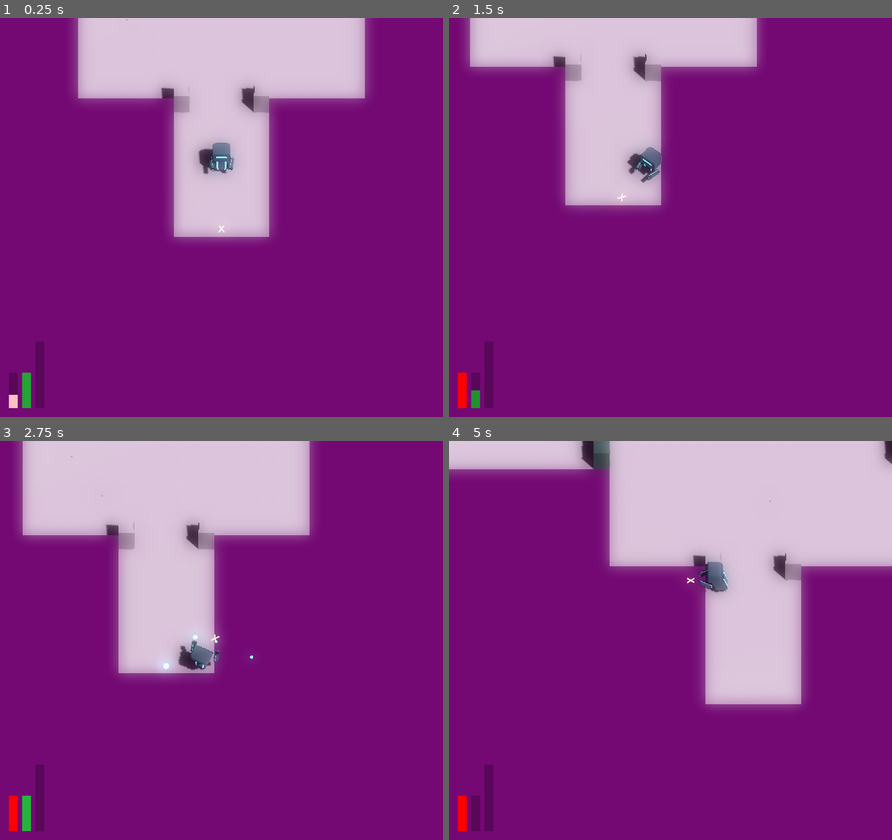
Above: before the commit, frames 1-4 (two rows, left to right).
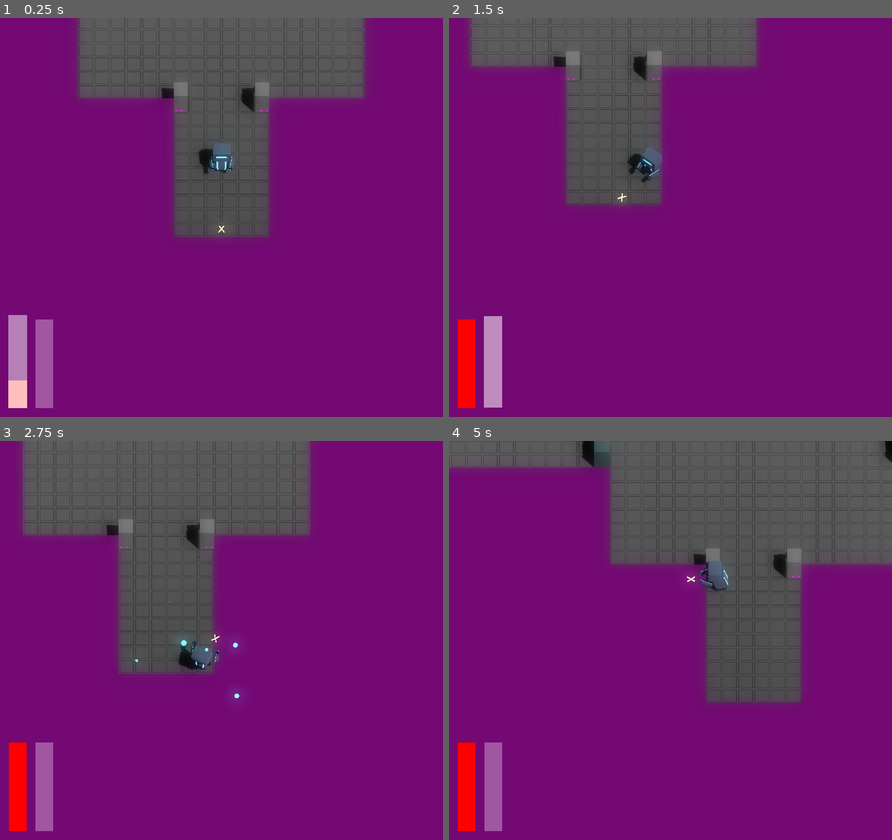
Above: after the commit, the same moments.

Repository: JackEvans24/bullet-absorb
Game: Godot game, scene res://scenes/main.tscn
Two runs of this game, one before a commit and one after it. Both use one fixed random seed, a clock stepped at 60 frames per second and the inputs below.
Inputs (mouse positions are in pixels of both pictures, inside the frame that each line leads up to):
- Up to frame 1 (0.25 s): no input
- Up to frame 2 (1.5 s): move the mouse to (767, 197) at 0.52 s; press the mouse at (767, 197) at 0.53 s; hold D (move_right) 0.53-1.28 s; tap Space (dash) at 0.6 s; move the mouse to (581, 237) at 1.27 s; release the mouse at (581, 237) at 1.28 s; hold S (move_back) from 1.28 s (still down); click (581, 237) at 1.35 s
- Up to frame 3 (2.75 s): tap Space (dash) at 1.55 s; move the mouse to (265, 552) at 2.02 s; release S (move_back) at 2.03 s; hold D (move_right) from 2.03 s (still down); hold Ctrl (absorb) from 2.03 s (still down); click (265, 552) at 2.3 s
- Up to frame 4 (5 s): move the mouse to (648, 720) at 2.77 s; release D (move_right) at 2.78 s; release Ctrl (absorb) at 2.78 s; hold W (move_forward) 2.78-3.53 s; tap Space (dash) at 2.85, 4.35 s; move the mouse to (803, 700) at 3.52 s; press the mouse at (803, 700) at 3.53 s; hold A (move_left) from 3.53 s (still down); move the mouse to (537, 580) at 4.27 s; release the mouse at (537, 580) at 4.28 s

The runs differ from the first frame. In frame 1, 23% of the frame differs, in the area x 1-83%, y 0-98%; in frame 2, 18%; in frame 3, 25%; in frame 4, 33%, in the area x 0-100%, y 0-98%.

Commit message:
feat: refactor dash to use power instead of stamina (#37)
* fix: update turret colliders

* feat: tie dash to power

* chore: remove stamina bar from HUD, update other bar sizes

* chore: improve legibility of HUD bar background

* chore: rename variables and function in HUD bar

* feat: add animation to bar to draw attention

* feat: trigger power bar empty animation when fire fails

* feat: trigger power bar animation when lacking dash power

* feat: add scaling to bar flash animation

* chore: add dash power consumption

* feat: add bar flash animation to health loss

Diff:
--- a/data/rewards/player_base_stats.tres
+++ b/data/rewards/player_base_stats.tres
@@ -11,3 +11,4 @@
 fire_cooldown_modifier = 1.0
 absorb_windup_modifier = 1.0
 absorb_area_scale = 1.0
+dash_power_consumption_modifier = 0.5
--- a/prefabs/enemies/turret.tscn
+++ b/prefabs/enemies/turret.tscn
@@ -206,13 +206,7 @@
 [node name="Knockback" parent="." index="1"]
 knockback_power = 0.0
 
-[node name="HitDetection" parent="." index="2"]
-transform = Transform3D(1, 0, 0, 0, 1, 0, 0, 0, 1, 0, 0.9, 0)
-
-[node name="CollisionShape3D" parent="HitDetection" index="0"]
-shape = ExtResource("3_ei43k")
-
-[node name="Pivot" parent="." index="3"]
+[node name="Pivot" parent="." index="2"]
 transform = Transform3D(1, 0, 0, 0, 1, 0, 0, 0, 1, 0, 0, 0)
 
 [node name="Body" parent="Pivot" index="0"]
@@ -245,7 +239,7 @@
 
 [node name="SpawnTube" parent="Pivot" index="4" instance=ExtResource("7_fcakt")]
 
-[node name="Collider" parent="." index="4"]
+[node name="Collider" parent="." index="3"]
 transform = Transform3D(1, 0, 0, 0, 1, 0, 0, 0, 1, 0, 0.9, 0)
 shape = ExtResource("3_ei43k")
 
--- a/prefabs/ui/bar.tscn
+++ b/prefabs/ui/bar.tscn
@@ -22,7 +22,7 @@
 anchor_bottom = 1.0
 grow_horizontal = 2
 grow_vertical = 2
-color = Color(0, 0, 0, 0.235294)
+color = Color(1, 1, 1, 0.313726)
 
 [node name="Foreground" type="ColorRect" parent="."]
 layout_mode = 1
--- a/scenes/hud.tscn
+++ b/scenes/hud.tscn
@@ -12,40 +12,30 @@
 anchor_top = 1.0
 anchor_right = 0.0
 offset_left = 20.0
-offset_top = -100.0
-offset_right = 40.0
+offset_top = -220.0
+offset_right = 60.0
 offset_bottom = -20.0
 grow_horizontal = 1
 grow_vertical = 0
-
-[node name="StaminaBar" parent="." instance=ExtResource("2_pxq8q")]
-anchors_preset = 2
-anchor_top = 1.0
-anchor_right = 0.0
-offset_left = 50.0
-offset_top = -100.0
-offset_right = 70.0
-offset_bottom = -20.0
-grow_horizontal = 1
-grow_vertical = 0
-bar_speed = 6.0
-bar_colour = Color(0.1672, 0.76, 0.24624, 1)
-color_decay = 2.0
-flash_colour = Color(0.1166, 0.53, 0.17172, 1)
+pivot_offset = Vector2(20, 200)
+background_grow = 1.2
+background_decay = 3.0
 
 [node name="PowerBar" parent="." instance=ExtResource("2_pxq8q")]
 anchors_preset = 2
 anchor_top = 1.0
 anchor_right = 0.0
 offset_left = 80.0
-offset_top = -170.0
-offset_right = 100.0
+offset_top = -220.0
+offset_right = 120.0
 offset_bottom = -20.0
 grow_horizontal = 1
 grow_vertical = 0
+pivot_offset = Vector2(20, 200)
 bar_speed = 15.0
 bar_colour = Color(0.37, 0.958, 1, 1)
 color_decay = 2.0
+background_decay = 5.0
 
 [node name="DeathOverlay" type="ColorRect" parent="."]
 visible = false
--- a/scripts/data/player_stats.gd
+++ b/scripts/data/player_stats.gd
@@ -7,9 +7,13 @@
 @export var fire_cooldown_modifier := 1.0
 @export var absorb_windup_modifier := 1.0
 @export var absorb_area_scale := 1.0
+@export var dash_power_consumption_modifier := 0.5
 
 var fire_power_consumption: float:
     get: return 1.0 / fire_power_consumption_modifier
+
+var dash_power_consumption: float:
+    get: return 1.0 / dash_power_consumption_modifier
 
 var absorb_windup: float:
     get: return 1.0 / absorb_windup_modifier
--- a/scripts/main.gd
+++ b/scripts/main.gd
@@ -39,11 +39,12 @@
 		if current_room:
 			player.global_position = current_room.global_position
 
-	player.damage_taken.connect(_on_damage_taken)
 	player.bullet_fired.connect(_on_bullet_fired)
 	player.absorb_state_changed.connect(_on_absorb_state_changed)
+	player.damage_taken.connect(_on_damage_taken)
+
 	player.power_count_changed.connect(hud._on_power_count_changed)
-	player.can_dash_changed.connect(hud._on_can_dash_changed)
+	player.power_check_failed.connect(hud._on_power_check_failed)
 	player.died.connect(hud._on_player_died)
 
 func _input(event: InputEvent):
--- a/scripts/mechanics/player/aim/player_aim.gd
+++ b/scripts/mechanics/player/aim/player_aim.gd
@@ -2,6 +2,7 @@
 extends Node
 
 signal bullet_fired
+signal fire_failed
 
 const SHOOT_LEFT = "shoot_left"
 const SHOOT_RIGHT = "shoot_right"
@@ -76,6 +77,7 @@
 
 	if not has_ammo:
 		arm_cannon.trigger_fire_fail()
+		fire_failed.emit()
 	else:
 		var bullet = bullet_scene.instantiate()
 		tree.root.add_child(bullet)
--- a/scripts/mechanics/player/dash.gd
+++ b/scripts/mechanics/player/dash.gd
@@ -2,7 +2,7 @@
 extends Node
 
 signal dash_triggered(direction: Vector3)
-signal can_dash_changed(can_dash: bool)
+signal dash_failed
 
 @export var dash_timeout: float = 0.8
 
@@ -11,6 +11,7 @@
 var body: Node3D
 
 var is_dashing = false
+var has_dash_power = false
 
 func initialise(passed_msm: MoveStateMachine, passed_body: Node3D):
 	move_state = passed_msm
@@ -26,6 +27,9 @@
 func try_dash():
 	if is_dashing:
 		return
+	if not has_dash_power:
+		dash_failed.emit()
+		return
 	is_dashing = true
 
 	var dash_direction = move_state.movement
@@ -33,9 +37,7 @@
 		dash_direction = -body.basis.z
 
 	dash_triggered.emit(dash_direction)
-	can_dash_changed.emit(false)
 
 	await get_tree().create_timer(dash_timeout).timeout
 
 	is_dashing = false
-	can_dash_changed.emit(true)
--- a/scripts/mechanics/player/player.gd
+++ b/scripts/mechanics/player/player.gd
@@ -4,8 +4,8 @@
 signal bullet_fired
 signal absorb_state_changed(absorb_state: AbsorbState)
 signal power_count_changed(count: float)
+signal power_check_failed
 signal damage_taken
-signal can_dash_changed(can_dash: bool)
 signal died
 
 enum AbsorbState {Started, Cancelled, Complete}
@@ -41,10 +41,10 @@
 	health.invincibility_changed.connect(body._on_invincibility_changed)
 
 	aim.bullet_fired.connect(_on_bullet_fired)
+	aim.fire_failed.connect(_on_fire_failed)
 
 	dash.dash_triggered.connect(_on_dash_triggered)
-	dash.dash_triggered.connect(body._on_dash_triggered)
-	dash.can_dash_changed.connect(_on_can_dash_changed)
+	dash.dash_failed.connect(_on_dash_failed)
 
 	absorb.bullet_absorbed.connect(_on_absorb)
 	absorb.slowdown_started.connect(_on_slowdown_started)
@@ -79,13 +79,17 @@
 	body._on_move_state_changed(state)
 
 func _on_dash_triggered(dash_direction: Vector3):
+	power_count = max(0, power_count - stats.dash_power_consumption)
+	update_power_count()
+
+	body._on_dash_triggered(dash_direction)
+
 	var ctx: Dictionary = {}
 	ctx[MoveStateConstants.DASH_DIRECTION] = dash_direction
 	move_state.transition_to(MoveStateConstants.STATE_DASH, ctx)
-	can_dash_changed.emit(false)
 
-func _on_can_dash_changed(can_dash: bool):
-	can_dash_changed.emit(can_dash)
+func _on_dash_failed():
+	power_check_failed.emit()
 
 func _on_damage_taken(_damage_taken: float, taken_from: Node3D):
 	damage_taken.emit()
@@ -119,9 +123,13 @@
 	update_power_count()
 	bullet_fired.emit()
 
+func _on_fire_failed():
+	power_check_failed.emit()
+
 func update_power_count():
 	power_count_changed.emit(power_count)
 	aim.has_ammo = power_count >= stats.fire_power_consumption
+	dash.has_dash_power = power_count >= stats.dash_power_consumption
 
 func _on_bullet_connected(bullet: Node3D):
 	health.take_damage(1.0, bullet)
--- a/scripts/ui/bar.gd
+++ b/scripts/ui/bar.gd
@@ -1,18 +1,28 @@
 class_name Bar
 extends Control
 
+@export_group("Update animation")
 @export var bar_speed = 1.0
 @export var bar_colour: Color = Color.RED
 @export var color_decay := 1.0
 @export var flash_colour: Color = Color.WHITE
 
+@export_group("Empty animation")
+@export var background_flash_colour := Color.WHITE_SMOKE
+@export var background_grow := 1.1
+@export var background_decay := 1.5
+
 @onready var foreground: ColorRect = $Foreground
+@onready var background: ColorRect = $Background
+
+@onready var background_colour: Color = background.color
 
 var max_value := 1.0
 var current_value := 0.0
 var new_value := 0.0
 
-var color_lerp := 0.0
+var foreground_color_lerp := 0.0
+var background_lerp := 0.0
 
 func _ready():
 	foreground.color = bar_colour
@@ -20,11 +30,15 @@
 
 func update_value(value: float):
 	new_value = value
-	color_lerp = 1.0
+	foreground_color_lerp = 1.0
+
+func trigger_flash_animation():
+	background_lerp = 1.0
 
 func _process(delta):
 	update_bar_height(delta)
-	update_color(delta)
+	update_foreground_color(delta)
+	update_background_color(delta)
 
 func update_bar_height(delta):
 	if current_value == new_value:
@@ -39,8 +53,15 @@
 	)
 	foreground.size.y = clampf(size.y * (current_value / max_value), 0.0, size.y)
 
-func update_color(delta):
-	if color_lerp == 0.0:
+func update_foreground_color(delta):
+	if foreground_color_lerp == 0.0:
 		return
-	color_lerp = max(0, color_lerp - color_decay * delta)
-	foreground.color = lerp(bar_colour, flash_colour, color_lerp)
+	foreground_color_lerp = max(0, foreground_color_lerp - color_decay * delta)
+	foreground.color = lerp(bar_colour, flash_colour, foreground_color_lerp)
+
+func update_background_color(delta):
+	if background_lerp == 0.0:
+		return
+	background_lerp = max(0, background_lerp - background_decay * delta)
+	background.color = lerp(background_colour, background_flash_colour, background_lerp)
+	scale = Vector2.ONE * lerp(1.0, background_grow, background_lerp)
--- a/scripts/ui/hud.gd
+++ b/scripts/ui/hud.gd
@@ -5,7 +5,6 @@
 
 @onready var health_bar: Bar = $HealthBar
 @onready var power_bar: Bar = $PowerBar
-@onready var stamina_bar: Bar = $StaminaBar
 @onready var death_overlay: ColorRect = $DeathOverlay
 
 var saved_dash_state := true
@@ -13,7 +12,6 @@
 func update(player: Player):
 	update_bar(health_bar, player.stats.max_health, player.current_health)
 	update_bar(power_bar, player.stats.max_power, player.power_count)
-	update_bar(stamina_bar, 1.0, 1.0 if saved_dash_state else 0.0)
 
 func update_bar(bar: Bar, max_value: float, current_value: float):
 	bar.max_value = max_value
@@ -21,13 +19,13 @@
 
 func _on_health_changed(current_health: float):
 	health_bar.update_value(current_health)
+	health_bar.trigger_flash_animation()
 
 func _on_power_count_changed(count: float):
 	power_bar.update_value(count)
 
-func _on_can_dash_changed(can_dash: bool):
-	saved_dash_state = can_dash
-	stamina_bar.update_value(1.0 if saved_dash_state else 0.0)
+func _on_power_check_failed():
+	power_bar.trigger_flash_animation()
 
 func _on_player_died():
 	await get_tree().create_timer(death_overlay_timer).timeout
